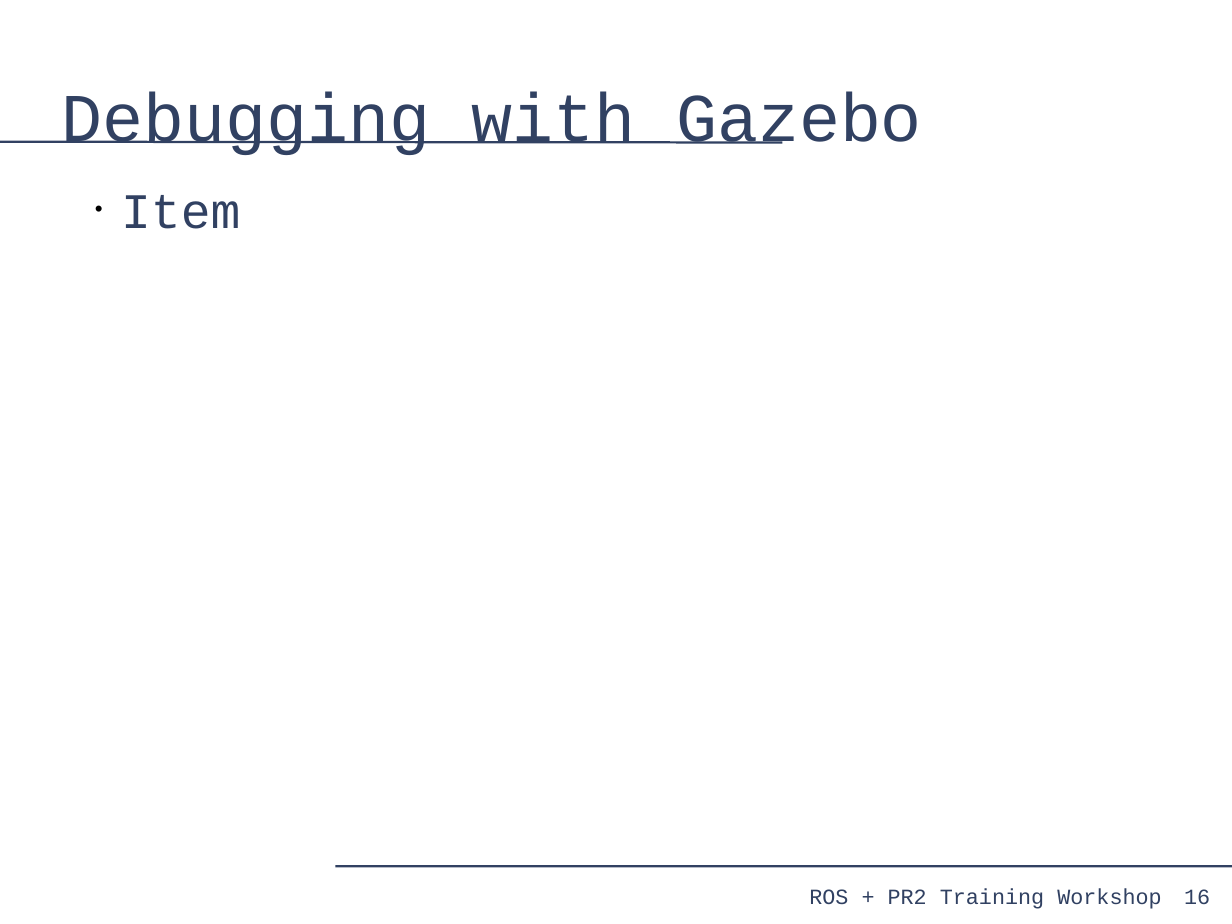
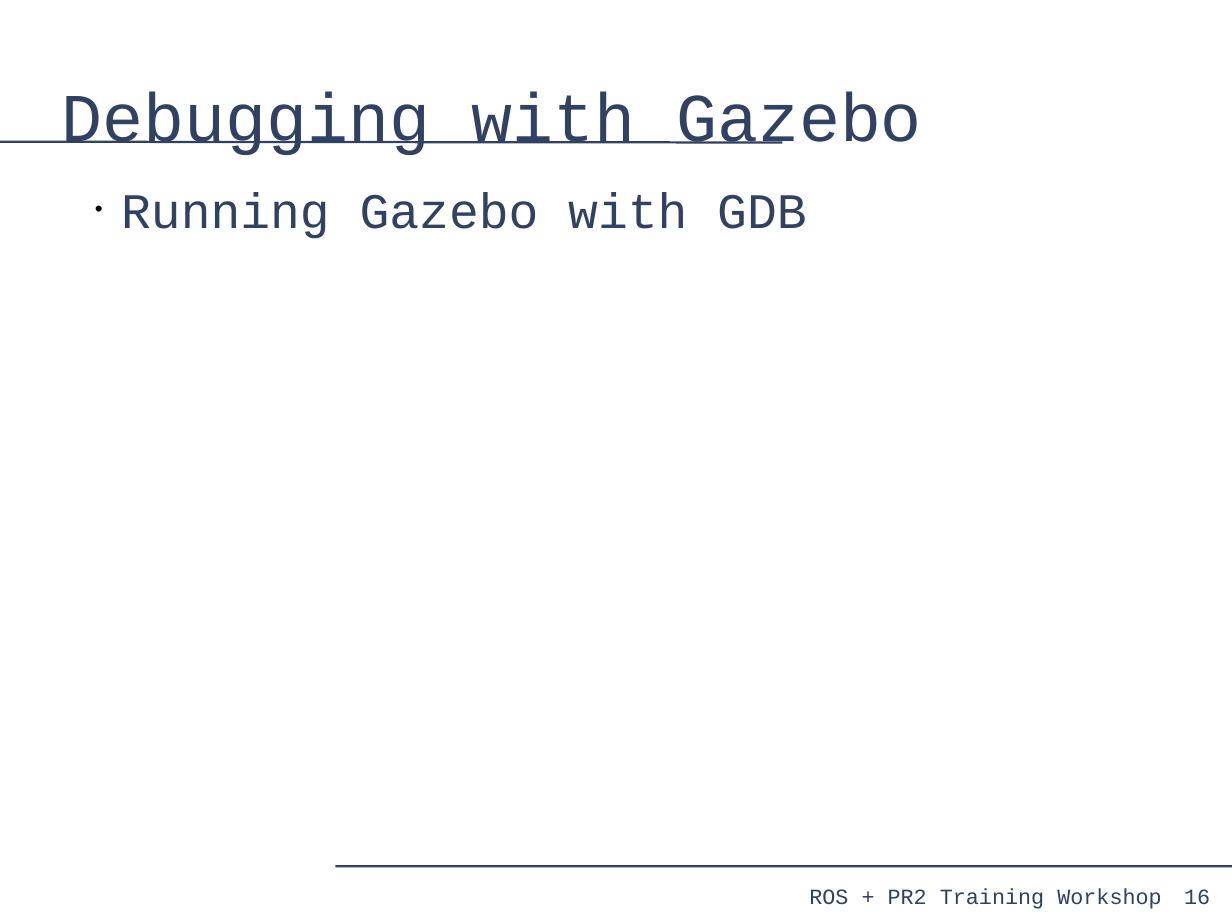
Before and after one commit to PR2/pr2_docs, a slide deck: slide 16 of pr2_training_workshop/simulation/simulation_training_workshop.odp. Drawn at 1232x924 pixels with LibreOffice and Linux fonts; fonts in the diff are those of the drawing. Boxes give left, top, right and bottom in pixels: in the first picture for what was removed or moved away, otherwise in the second. Text is boxed around its words. In the diff, an @@ line names an element or a change of style, - is before the commit and + after.

```diff
--- a/pr2_training_workshop/simulation/simulation_training_workshop.odp
+++ b/pr2_training_workshop/simulation/simulation_training_workshop.odp
@@ text at [121, 192, 806, 239]: text changed @@
-• Item
+• Running Gazebo with GDB
```
Also in this commit, not shown: 1 other slide changed, 1 slide removed.
